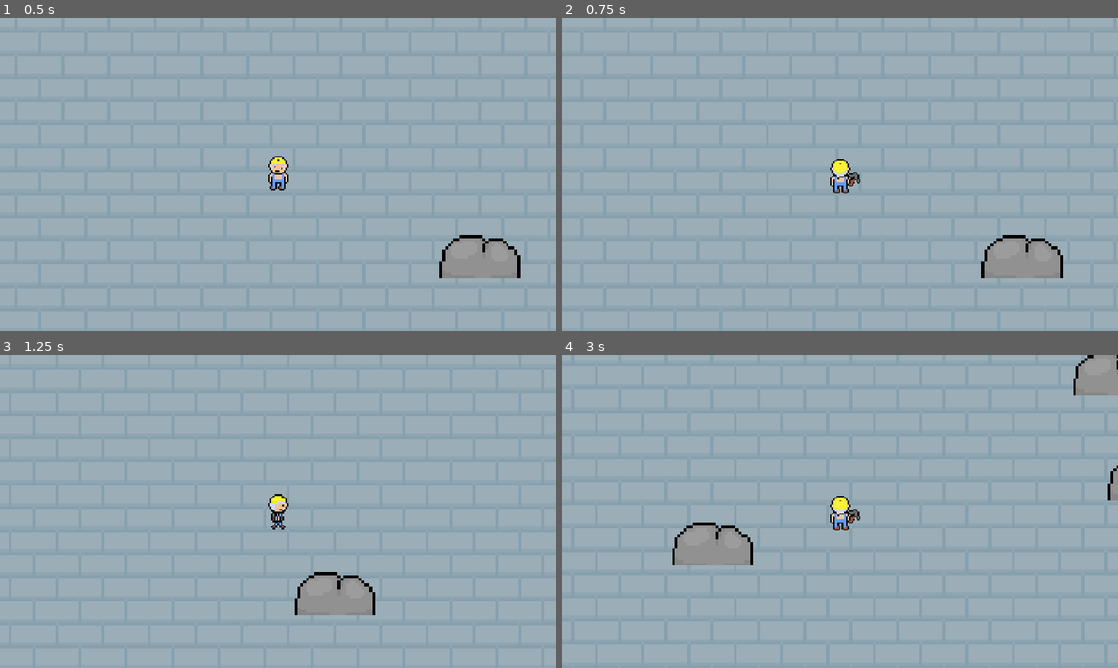
Above: before the commit, frames 1-4 (two rows, left to right).
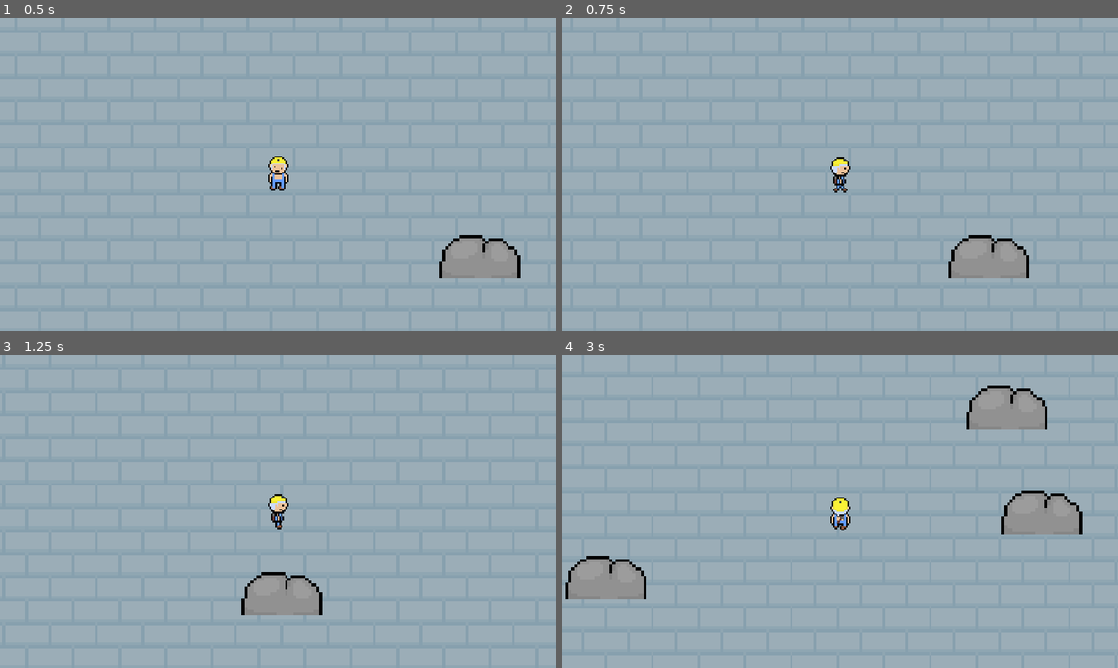
Above: after the commit, the same moments.

Repository: needaschoolproxy/Test-game
Game: Godot game, scene res://scenes/mainscene.tscn
The game is run twice, just before and just after one commit, with the same random seed, the same clock (stepped at 60 frames per second) and the same inputs.
Inputs (mouse positions are in pixels of both pictures, inside the frame that each line leads up to):
- Up to frame 1 (0.5 s): no input
- Up to frame 2 (0.75 s): move the mouse to (962, 158) at 0.52 s; hold D (right) from 0.53 s (still down); click (962, 158) at 0.6 s
- Up to frame 3 (1.25 s): keep holding D (right)
- Up to frame 4 (3 s): move the mouse to (728, 527) at 1.27 s; release D (right) at 1.28 s; hold S (down) 1.28-2.03 s; click (728, 527) at 1.35 s; tap Enter at 2 s; move the mouse to (895, 442) at 2.02 s; hold D (right) 2.03-2.78 s; click (895, 442) at 2.1 s; move the mouse to (812, 574) at 2.77 s; hold W (up) from 2.78 s (still down); click (812, 574) at 2.85 s

Frame 1 is identical in both runs. In frame 2, 2.0% of the frame differs, in the area x 48-91%, y 44-84%; in frame 3, 2.6%; in frame 4, 7.7%, in the area x 0-100%, y 0-78%.

Commit message:
Revert "bug fixes"
This reverts commit bfbe2175cc5011168190e111effe366d0af7dc3b.

Diff:
--- a/maincharacter.tscn
+++ /dev/null
@@ -1,400 +0,0 @@
-[gd_scene load_steps=50 format=3 uid="uid://811p21x5f3un"]
-
-[ext_resource type="Script" path="res://maincharacter.gd" id="1_0aigr"]
-[ext_resource type="Texture2D" uid="uid://brvdrm67mo4lk" path="res://Sprites/Sprite-0003-sheet.png" id="2_0aigr"]
-
-[sub_resource type="AtlasTexture" id="AtlasTexture_0aigr"]
-atlas = ExtResource("2_0aigr")
-region = Rect2(512, 0, 32, 32)
-
-[sub_resource type="AtlasTexture" id="AtlasTexture_aaoyj"]
-atlas = ExtResource("2_0aigr")
-region = Rect2(544, 0, 32, 32)
-
-[sub_resource type="AtlasTexture" id="AtlasTexture_q4faf"]
-atlas = ExtResource("2_0aigr")
-region = Rect2(384, 0, 32, 32)
-
-[sub_resource type="AtlasTexture" id="AtlasTexture_ohkvx"]
-atlas = ExtResource("2_0aigr")
-region = Rect2(416, 0, 32, 32)
-
-[sub_resource type="AtlasTexture" id="AtlasTexture_urlo6"]
-atlas = ExtResource("2_0aigr")
-region = Rect2(256, 0, 32, 32)
-
-[sub_resource type="AtlasTexture" id="AtlasTexture_cm1gl"]
-atlas = ExtResource("2_0aigr")
-region = Rect2(288, 0, 32, 32)
-
-[sub_resource type="AtlasTexture" id="AtlasTexture_u2gkk"]
-atlas = ExtResource("2_0aigr")
-region = Rect2(0, 0, 32, 32)
-
-[sub_resource type="AtlasTexture" id="AtlasTexture_legk6"]
-atlas = ExtResource("2_0aigr")
-region = Rect2(32, 0, 32, 32)
-
-[sub_resource type="AtlasTexture" id="AtlasTexture_mj243"]
-atlas = ExtResource("2_0aigr")
-region = Rect2(64, 0, 32, 32)
-
-[sub_resource type="AtlasTexture" id="AtlasTexture_xfbxn"]
-atlas = ExtResource("2_0aigr")
-region = Rect2(96, 0, 32, 32)
-
-[sub_resource type="AtlasTexture" id="AtlasTexture_1x2ah"]
-atlas = ExtResource("2_0aigr")
-region = Rect2(128, 0, 32, 32)
-
-[sub_resource type="AtlasTexture" id="AtlasTexture_xnwam"]
-atlas = ExtResource("2_0aigr")
-region = Rect2(160, 0, 32, 32)
-
-[sub_resource type="AtlasTexture" id="AtlasTexture_wvi3g"]
-atlas = ExtResource("2_0aigr")
-region = Rect2(224, 0, 32, 32)
-
-[sub_resource type="AtlasTexture" id="AtlasTexture_h1tlr"]
-atlas = ExtResource("2_0aigr")
-region = Rect2(64, 0, 32, 32)
-
-[sub_resource type="AtlasTexture" id="AtlasTexture_crxhg"]
-atlas = ExtResource("2_0aigr")
-region = Rect2(96, 0, 32, 32)
-
-[sub_resource type="AtlasTexture" id="AtlasTexture_fr0r6"]
-atlas = ExtResource("2_0aigr")
-region = Rect2(128, 0, 32, 32)
-
-[sub_resource type="AtlasTexture" id="AtlasTexture_hrktf"]
-atlas = ExtResource("2_0aigr")
-region = Rect2(160, 0, 32, 32)
-
-[sub_resource type="AtlasTexture" id="AtlasTexture_1gp6r"]
-atlas = ExtResource("2_0aigr")
-region = Rect2(224, 0, 32, 32)
-
-[sub_resource type="AtlasTexture" id="AtlasTexture_22mu0"]
-atlas = ExtResource("2_0aigr")
-region = Rect2(64, 0, 32, 32)
-
-[sub_resource type="AtlasTexture" id="AtlasTexture_x70oe"]
-atlas = ExtResource("2_0aigr")
-region = Rect2(96, 0, 32, 32)
-
-[sub_resource type="AtlasTexture" id="AtlasTexture_7qn1h"]
-atlas = ExtResource("2_0aigr")
-region = Rect2(128, 0, 32, 32)
-
-[sub_resource type="AtlasTexture" id="AtlasTexture_vw6vw"]
-atlas = ExtResource("2_0aigr")
-region = Rect2(160, 0, 32, 32)
-
-[sub_resource type="AtlasTexture" id="AtlasTexture_xoof7"]
-atlas = ExtResource("2_0aigr")
-region = Rect2(224, 0, 32, 32)
-
-[sub_resource type="AtlasTexture" id="AtlasTexture_miu3x"]
-atlas = ExtResource("2_0aigr")
-region = Rect2(64, 0, 32, 32)
-
-[sub_resource type="AtlasTexture" id="AtlasTexture_nr76v"]
-atlas = ExtResource("2_0aigr")
-region = Rect2(96, 0, 32, 32)
-
-[sub_resource type="AtlasTexture" id="AtlasTexture_ncnnt"]
-atlas = ExtResource("2_0aigr")
-region = Rect2(128, 0, 32, 32)
-
-[sub_resource type="AtlasTexture" id="AtlasTexture_plmpl"]
-atlas = ExtResource("2_0aigr")
-region = Rect2(160, 0, 32, 32)
-
-[sub_resource type="AtlasTexture" id="AtlasTexture_gnqdu"]
-atlas = ExtResource("2_0aigr")
-region = Rect2(224, 0, 32, 32)
-
-[sub_resource type="AtlasTexture" id="AtlasTexture_fjaw1"]
-atlas = ExtResource("2_0aigr")
-region = Rect2(576, 0, 32, 32)
-
-[sub_resource type="AtlasTexture" id="AtlasTexture_hdqcs"]
-atlas = ExtResource("2_0aigr")
-region = Rect2(512, 0, 32, 32)
-
-[sub_resource type="AtlasTexture" id="AtlasTexture_5fu6c"]
-atlas = ExtResource("2_0aigr")
-region = Rect2(608, 0, 32, 32)
-
-[sub_resource type="AtlasTexture" id="AtlasTexture_01rx2"]
-atlas = ExtResource("2_0aigr")
-region = Rect2(512, 0, 32, 32)
-
-[sub_resource type="AtlasTexture" id="AtlasTexture_6pwjc"]
-atlas = ExtResource("2_0aigr")
-region = Rect2(448, 0, 32, 32)
-
-[sub_resource type="AtlasTexture" id="AtlasTexture_arylf"]
-atlas = ExtResource("2_0aigr")
-region = Rect2(384, 0, 32, 32)
-
-[sub_resource type="AtlasTexture" id="AtlasTexture_rwlsl"]
-atlas = ExtResource("2_0aigr")
-region = Rect2(480, 0, 32, 32)
-
-[sub_resource type="AtlasTexture" id="AtlasTexture_u44ag"]
-atlas = ExtResource("2_0aigr")
-region = Rect2(384, 0, 32, 32)
-
-[sub_resource type="AtlasTexture" id="AtlasTexture_wfyqo"]
-atlas = ExtResource("2_0aigr")
-region = Rect2(320, 0, 32, 32)
-
-[sub_resource type="AtlasTexture" id="AtlasTexture_fpicn"]
-atlas = ExtResource("2_0aigr")
-region = Rect2(256, 0, 32, 32)
-
-[sub_resource type="AtlasTexture" id="AtlasTexture_s2v02"]
-atlas = ExtResource("2_0aigr")
-region = Rect2(352, 0, 32, 32)
-
-[sub_resource type="AtlasTexture" id="AtlasTexture_t4udo"]
-atlas = ExtResource("2_0aigr")
-region = Rect2(256, 0, 32, 32)
-
-[sub_resource type="AtlasTexture" id="AtlasTexture_t45su"]
-atlas = ExtResource("2_0aigr")
-region = Rect2(64, 0, 32, 32)
-
-[sub_resource type="AtlasTexture" id="AtlasTexture_g50sx"]
-atlas = ExtResource("2_0aigr")
-region = Rect2(32, 0, 32, 32)
-
-[sub_resource type="AtlasTexture" id="AtlasTexture_8vjcc"]
-atlas = ExtResource("2_0aigr")
-region = Rect2(96, 0, 32, 32)
-
-[sub_resource type="AtlasTexture" id="AtlasTexture_hxx3c"]
-atlas = ExtResource("2_0aigr")
-region = Rect2(32, 0, 32, 32)
-
-[sub_resource type="SpriteFrames" id="SpriteFrames_aaoyj"]
-animations = [{
-"frames": [{
-"duration": 1.0,
-"texture": SubResource("AtlasTexture_0aigr")
-}, {
-"duration": 1.0,
-"texture": SubResource("AtlasTexture_aaoyj")
-}],
-"loop": true,
-"name": &"idle_down",
-"speed": 5.0
-}, {
-"frames": [{
-"duration": 1.0,
-"texture": SubResource("AtlasTexture_q4faf")
-}, {
-"duration": 1.0,
-"texture": SubResource("AtlasTexture_ohkvx")
-}],
-"loop": true,
-"name": &"idle_left",
-"speed": 5.0
-}, {
-"frames": [{
-"duration": 1.0,
-"texture": SubResource("AtlasTexture_urlo6")
-}, {
-"duration": 1.0,
-"texture": SubResource("AtlasTexture_cm1gl")
-}],
-"loop": true,
-"name": &"idle_right",
-"speed": 5.0
-}, {
-"frames": [{
-"duration": 1.0,
-"texture": SubResource("AtlasTexture_u2gkk")
-}, {
-"duration": 1.0,
-"texture": SubResource("AtlasTexture_legk6")
-}],
-"loop": true,
-"name": &"idle_up",
-"speed": 5.0
-}, {
-"frames": [{
-"duration": 1.0,
-"texture": SubResource("AtlasTexture_mj243")
-}, {
-"duration": 1.0,
-"texture": SubResource("AtlasTexture_xfbxn")
-}, {
-"duration": 1.0,
-"texture": SubResource("AtlasTexture_1x2ah")
-}, {
-"duration": 1.0,
-"texture": SubResource("AtlasTexture_xnwam")
-}, {
-"duration": 1.0,
-"texture": SubResource("AtlasTexture_wvi3g")
-}],
-"loop": false,
-"name": &"swing_down",
-"speed": 30.0
-}, {
-"frames": [{
-"duration": 1.0,
-"texture": SubResource("AtlasTexture_h1tlr")
-}, {
-"duration": 1.0,
-"texture": SubResource("AtlasTexture_crxhg")
-}, {
-"duration": 1.0,
-"texture": SubResource("AtlasTexture_fr0r6")
-}, {
-"duration": 1.0,
-"texture": SubResource("AtlasTexture_hrktf")
-}, {
-"duration": 1.0,
-"texture": SubResource("AtlasTexture_1gp6r")
-}],
-"loop": false,
-"name": &"swing_left",
-"speed": 30.0
-}, {
-"frames": [{
-"duration": 1.0,
-"texture": SubResource("AtlasTexture_22mu0")
-}, {
-"duration": 1.0,
-"texture": SubResource("AtlasTexture_x70oe")
-}, {
-"duration": 1.0,
-"texture": SubResource("AtlasTexture_7qn1h")
-}, {
-"duration": 1.0,
-"texture": SubResource("AtlasTexture_vw6vw")
-}, {
-"duration": 1.0,
-"texture": SubResource("AtlasTexture_xoof7")
-}],
-"loop": false,
-"name": &"swing_right",
-"speed": 30.0
-}, {
-"frames": [{
-"duration": 1.0,
-"texture": SubResource("AtlasTexture_miu3x")
-}, {
-"duration": 1.0,
-"texture": SubResource("AtlasTexture_nr76v")
-}, {
-"duration": 1.0,
-"texture": SubResource("AtlasTexture_ncnnt")
-}, {
-"duration": 1.0,
-"texture": SubResource("AtlasTexture_plmpl")
-}, {
-"duration": 1.0,
-"texture": SubResource("AtlasTexture_gnqdu")
-}],
-"loop": false,
-"name": &"swing_up",
-"speed": 30.0
-}, {
-"frames": [{
-"duration": 1.0,
-"texture": SubResource("AtlasTexture_fjaw1")
-}, {
-"duration": 1.0,
-"texture": SubResource("AtlasTexture_hdqcs")
-}, {
-"duration": 1.0,
-"texture": SubResource("AtlasTexture_5fu6c")
-}, {
-"duration": 1.0,
-"texture": SubResource("AtlasTexture_01rx2")
-}],
-"loop": true,
-"name": &"walk_down",
-"speed": 5.0
-}, {
-"frames": [{
-"duration": 1.0,
-"texture": SubResource("AtlasTexture_6pwjc")
-}, {
-"duration": 1.0,
-"texture": SubResource("AtlasTexture_arylf")
-}, {
-"duration": 1.0,
-"texture": SubResource("AtlasTexture_rwlsl")
-}, {
-"duration": 1.0,
-"texture": SubResource("AtlasTexture_u44ag")
-}],
-"loop": true,
-"name": &"walk_left",
-"speed": 5.0
-}, {
-"frames": [{
-"duration": 1.0,
-"texture": SubResource("AtlasTexture_wfyqo")
-}, {
-"duration": 1.0,
-"texture": SubResource("AtlasTexture_fpicn")
-}, {
-"duration": 1.0,
-"texture": SubResource("AtlasTexture_s2v02")
-}, {
-"duration": 1.0,
-"texture": SubResource("AtlasTexture_t4udo")
-}],
-"loop": true,
-"name": &"walk_right",
-"speed": 5.0
-}, {
-"frames": [{
-"duration": 1.0,
-"texture": SubResource("AtlasTexture_t45su")
-}, {
-"duration": 1.0,
-"texture": SubResource("AtlasTexture_g50sx")
-}, {
-"duration": 1.0,
-"texture": SubResource("AtlasTexture_8vjcc")
-}, {
-"duration": 1.0,
-"texture": SubResource("AtlasTexture_hxx3c")
-}],
-"loop": true,
-"name": &"walk_up",
-"speed": 5.0
-}]
-
-[sub_resource type="RectangleShape2D" id="RectangleShape2D_0aigr"]
-size = Vector2(20, 25.5)
-
-[sub_resource type="RectangleShape2D" id="RectangleShape2D_u2gkk"]
-size = Vector2(41, 12)
-
-[node name="PLAYER" type="CharacterBody2D"]
-motion_mode = 1
-script = ExtResource("1_0aigr")
-
-[node name="AnimatedSprite2D" type="AnimatedSprite2D" parent="."]
-sprite_frames = SubResource("SpriteFrames_aaoyj")
-animation = &"swing_right"
-
-[node name="CollisionShape2D" type="CollisionShape2D" parent="."]
-position = Vector2(0, 4)
-shape = SubResource("RectangleShape2D_0aigr")
-
-[node name="Area2D" type="Area2D" parent="."]
-monitoring = false
-
-[node name="CollisionShape2D" type="CollisionShape2D" parent="Area2D"]
-position = Vector2(0, -14)
-shape = SubResource("RectangleShape2D_u2gkk")
--- a/mainscene.tscn
+++ /dev/null
@@ -1,16 +0,0 @@
-[gd_scene load_steps=2 format=3 uid="uid://cw5tiwqnc1dh8"]
-
-[ext_resource type="PackedScene" uid="uid://811p21x5f3un" path="res://maincharacter.tscn" id="1_wtdyi"]
-
-[node name="Node2D" type="Node2D"]
-
-[node name="ColorRect" type="ColorRect" parent="."]
-offset_left = 294.0
-offset_top = -162.0
-offset_right = 393.0
-offset_bottom = -75.0
-
-[node name="CharacterBody2D" parent="." instance=ExtResource("1_wtdyi")]
-position = Vector2(-1, 1)
-
-[node name="Camera2D" type="Camera2D" parent="CharacterBody2D"]
--- a/project.godot
+++ b/project.godot
@@ -41,11 +41,6 @@
 "events": [Object(InputEventKey,"resource_local_to_scene":false,"resource_name":"","device":-1,"window_id":0,"alt_press …(192 unchanged characters)…
 ]
 }
-swing={
-"deadzone": 0.2,
-"events": [Object(InputEventMouseButton,"resource_local_to_scene":false,"resource_name":"","device":-1,"window_id":0,"alt_pressed":false,"shift_pressed":false,"ctrl_pressed":false,"meta_pressed":false,"button_mask":0,"position":Vector2(0, 0),"global_position":Vector2(0, 0),"factor":1.0,"button_index":1,"canceled":false,"pressed":false,"double_click":false,"script":null)
-]
-}
 
 [rendering]
 
